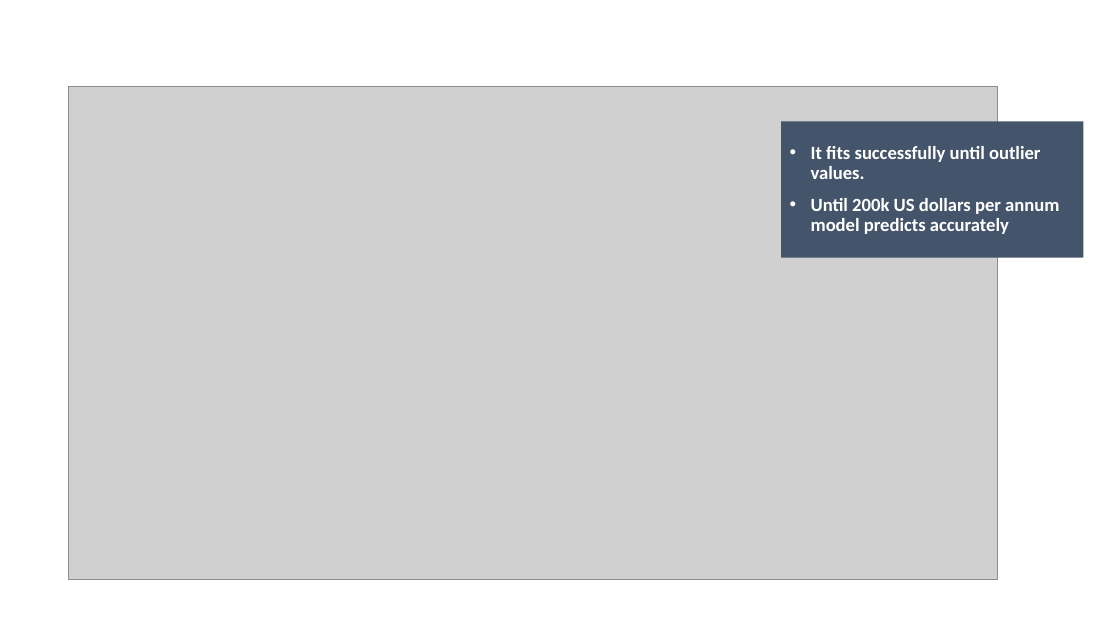
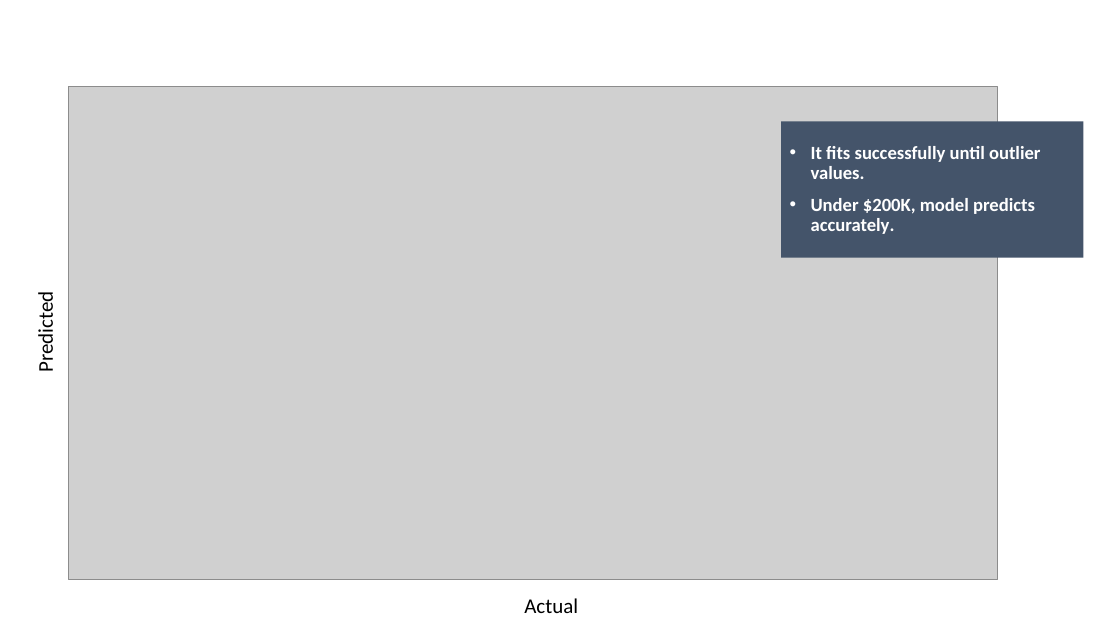
Before and after one commit to erdemsirel/ozu_data_science, a slide deck: slide 18 of DS 555 - Data Science & Strategy/ds555-project/references/Presentation.pptx (slide 21 before the commit). Drawn at 1120x630 pixels with LibreOffice and Linux fonts; fonts in the diff are those of the drawing; grey boxes stand for pictures. Boxes give left, top, right and bottom in pixels: in the first picture for what was removed or moved away, otherwise in the second. Text is boxed around its words. In the diff, an @@ line names an element or a change of style, - is before the commit and + after.

```diff
--- a/DS 555 - Data Science & Strategy/ds555-project/references/Presentation.pptx
+++ b/DS 555 - Data Science & Strategy/ds555-project/references/Presentation.pptx
@@ text at <box>811,198,1035,234</box>: text changed @@
-• Until 200k US dollars per annum model predicts accurately
+• Under $200K, model predicts accurately.
@@ text added at <box>33,299,59,370</box>, 18 pt, text #000000 @@
+Predicted
@@ text added at <box>524,598,578,613</box>, 18 pt, text #000000 @@
+Actual
```
Also in this commit, not shown: 14 other slides changed, 7 slides removed, 1 other file.
